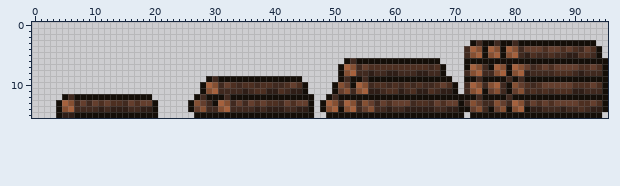
Sprite sheet -- content/Materials/Wood/resource.timber.png. The picture above is the old version.
The file is 96x16 pixels. Colours within 5 levels of each other are drawn and written as one.
And afterwards:
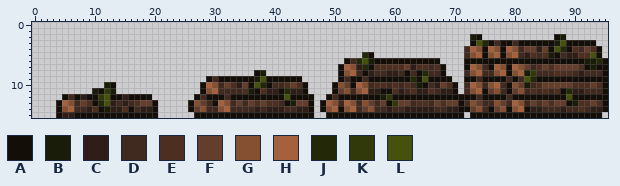
Palette (. is transparent): A #140e08  B #181c09  C #2f1e17  D #40291f  E #4d2f21  F #643e2d  G #854f32  H #a5613d  J #232809  K #31390a  L #45510d
The exact change:
@@ x 0..95 @@
  1 ................................................................................................
- 2 ................................................................................................
- 3 .........................................................................ADAADAADAAAAAAAAAAAAA..
- 4 ........................................................................DHGAHGAHGDFFFEFFEFEDFEA.
- 5 ........................................................................DGHAGHAGHDCEDDEDDCCEEDA.
- 6 ....................................................ADAAAAAAAAAAAAAA....AAAAAAAAAAAAAAAAAAAAAAAA
- 7 ...................................................AHGDFEEEEEEEEEEDEA...AHGDAHGAHGFDEFEFFFFEEFEA
- 8 ...................................................AGHDDCDDCCDDDCCDDA...DGHDDGHAGHCDDDDEEEDCDDDA
- 9 .............................ADAAAAAAAAAAAAAA......ADAADAAAAAAAAAAAAAA..AADAAAADADAAAAAAAAAAAAAA
-10 ............................AHGDFEDEEDEEDDEFEA....AGFAHGDEEDEDEDEDDEFEA.DHGDGHDAGFEDEFFFFFEEEFEA
-11 ............................AGHDDDDCDEECCEDCCA....AFGDGHCCDEECDECCEDCCA.DGHAFGDAFGDEDEDEEECCDDDA
-12 .....ADAAAAAAAAAAAAA.......ADAAADAAAAAAAAAAAAAA..ADAAAAAAAAAAAAAAAAAAAAAAADAAAADAAAAAAAAAAAAAAAA
-13 ....AHGDFDFEFEEDFEFFA.....AGFDAHGDFDFEFEEDFEFFA.AHGDHGDGFDFEFFFDEEDFEFFADGFDDGFDHGDFEFEFFFFEEFEA
-14 ....AGHDDDDCDCCCDDCCA.....AFGDDGHDDDDCDCCCDDCCA.AGHAGHDFGDDCDDCCCCCDDCCAAFGDAFGAGHACCDDDCDDEDCCA
+ 2 .........................................................................BA............AB.......
+ 3 .........................................................................ALJADAADAAAAAABLAAAAA..
+ 4 ........................................................................DHGAHGAHGDFFCFALJAEDFEA.
+ 5 .......................................................JA...............DGHAGHAGHDCEDEBADCCEELA.
+ 6 ....................................................ADJLBAAAAAAAAAAA....AAAAAAAAAAAAAAAAAAAABBJA
+ 7 ...................................................AHGCJAEEEEEFCEEDEA...AHGDAHGAHGFDEFEFFFFEABAA
+ 8 .....................................AB............AGHDACDDCCDADAJDDA...DGHDDGHAGHBKDDDEEEDCDDDA
+ 9 .............................ADAAAAAABLAAAAAA......ADAADAAAAAAAJALAAAA..AADAAAADADLJAAAAAAAAAAAA
+10 ............BA..............AHGDFECFALJADDEFEA....AGFAHGDEEDEDEDBADCFEA.DHGDGHDAGFBDEFFFFFEEEFEA
+11 ..........BAKB..............AGHDDDDEBAECCAJCCA....AFGDGHCCAAECDECCEDCCA.DGHAFGDAFGDEDEDEAJCCDDDA
+12 .....ADACAAKLAACAAAA.......ADAAADAAAAAAAAALAAAA..ADAAAAAAABKAAAAAAAAAAAAAADAAAADAAAAAAAAALAAAAAA
+13 ....AHGDFEAJLCDCDEFFA.....AGFDAHGDFDFEFEEDABFFA.AHGDHGDGFDFAKFFDEEDFEFFADGFDDGFDHGDFEFEFFABEEFEA
+14 ....AGHDDCEABCCEADCCA.....AFGDDGHDDDDCDCCCDDCCA.AGHAGHDFGDDCDDCCCCCDDCCAAFGDAFGAGHACCDDDCDDEDCCA
 15 ....ACCAAAAAAAAAAAAAA......AAAAAAAAAAAAAAAAAAAA..AAAAAAAAAAAAAAAAAAAAAAA.AAAAAAAAAAAAAAAAAAAAAA.
